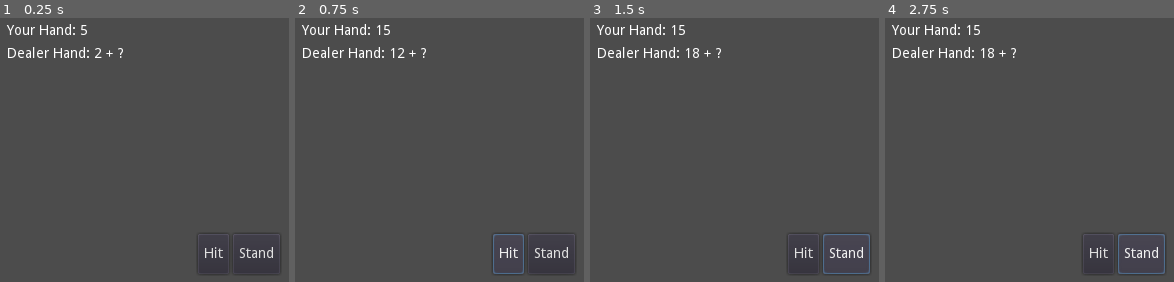
Above: before the commit, frames 1-4 (left to right).
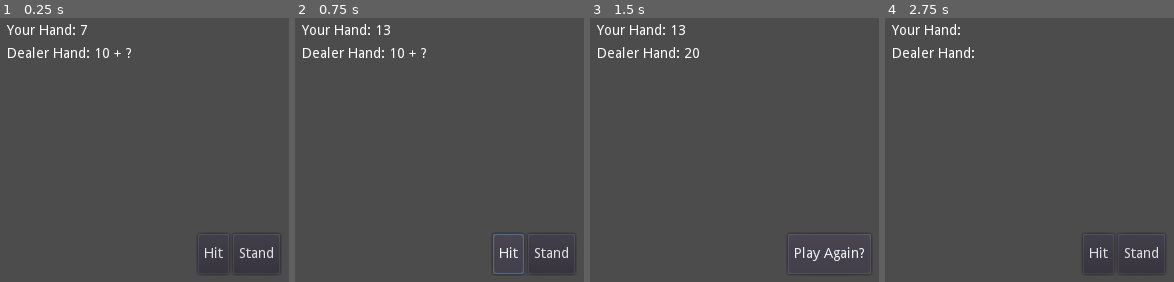
Above: after the commit, the same moments.

Repository: cjordanOU/godot-blackjack
Game: Godot game, scene res://Data/Scenes/Blackjack.tscn
Same seed, same stepped clock (60 frames per second), same inputs: the game is played once before the commit and once after it.
Inputs (mouse positions are in pixels of both pictures, inside the frame that each line leads up to):
- Up to frame 1 (0.25 s): no input
- Up to frame 2 (0.75 s): click "Hit" at 0.5 s
- Up to frame 3 (1.5 s): click "Stand" at 1.25 s
- Up to frame 4 (2.75 s): click (1124, 252) at 2 s, where only the run after the commit has a clickable "Play Again?"

The runs differ from the first frame. In frame 1, 0.3% of the frame differs, in the area x 28-46%, y 2-16%; in frame 2, less than 0.1%; in frame 3, 1.0%, in the area x 30-98%, y 2-97%; in frame 4, 0.5%.

Commit message:
additional logic

Diff:
--- a/Data/Scenes/Blackjack.tscn
+++ b/Data/Scenes/Blackjack.tscn
@@ -108,6 +108,29 @@
 margin_bottom = 40.0
 text = "Stand"
 
+[node name="Restart" type="MarginContainer" parent="GUI/HUD"]
+visible = false
+anchor_left = 0.5
+anchor_top = 1.0
+anchor_right = 0.5
+anchor_bottom = 1.0
+margin_left = -42.0
+margin_top = -50.0
+margin_right = 42.0
+margin_bottom = -10.0
+__meta__ = {
+"_edit_use_anchors_": false
+}
+
+[node name="HBoxContainer" type="HBoxContainer" parent="GUI/HUD/Restart"]
+margin_right = 84.0
+margin_bottom = 40.0
+
+[node name="playAgain" type="Button" parent="GUI/HUD/Restart/HBoxContainer"]
+margin_right = 83.0
+margin_bottom = 40.0
+text = "Play Again?"
+
 [node name="MarginContainer" type="MarginContainer" parent="GUI/HUD"]
 margin_right = 40.0
 margin_bottom = 40.0
@@ -143,3 +166,5 @@
 
 [connection signal="pressed" from="GUI/HUD/Controls/HBoxContainer/Hit" to="." method="_on_Hit_pressed"]
 [connection signal="pressed" from="GUI/HUD/Controls/HBoxContainer/Stand" to="." method="_on_Stand_pressed"]
+[connection signal="pressed" from="GUI/HUD/Restart/HBoxContainer/playAgain" to="." method="_on_Hit_pressed"]
+[connection signal="pressed" from="GUI/HUD/Restart/HBoxContainer/playAgain" to="." method="_on_playAgain_pressed"]
--- a/Data/Scripts/Blackjack.gd
+++ b/Data/Scripts/Blackjack.gd
@@ -4,8 +4,9 @@
 # Declare member variables here. Examples:
 
 var rng = RandomNumberGenerator.new()
-var playerHand: int
-var dealerHand: int
+var playerHand: = 0
+var dealerHand: = 0
+var dealerShownHand = 0
 var playerCard1 = 0
 var playerCard2 = 0
 var playerCard3 = 0
@@ -18,27 +19,39 @@
 var dealerCard2 = 0
 var dealerCard3 = 0
 var dealerCard4 = 0
+var gameEnded = false
+
 
 onready var hudPlayer = $GUI/HUD/MarginContainer/Data/playerHand
 onready var hudDealer = $GUI/HUD/MarginContainer/Data/dealerHand
 onready var hit_or_stand = $GUI/HUD/Controls/HBoxContainer
+onready var restartGame = $GUI/HUD/Restart
 
 
 # Called when the node enters the scene tree for the first time.
 func _ready():
-	playerHand = get_new_card()
-	dealerHand = get_new_card()
-	playerCard1 = playerHand
-	dealerCard1 = dealerHand
+	playerCard1 = get_new_card()
+	playerCard2 = get_new_card()
+	dealerCard1 = get_new_card()
+	dealerCard2 = get_new_card()
+	playerHand = playerCard1 + playerCard2
+	dealerHand = dealerCard1 + dealerCard2
+	dealerShownHand = dealerHand - dealerCard1
+
 
 # Called every frame. 'delta' is the elapsed time since the previous frame.
 func _process(delta):
 	display_hud_data()
+	screenshot()
 
 
 func display_hud_data():
 	hudPlayer.text = "Your Hand: " + str(playerHand)
-	hudDealer.text = "Dealer Hand: " + str(dealerHand) + " + ?"
+	if dealerShownHand != dealerHand:
+		hudDealer.text = "Dealer Hand: " + str(dealerShownHand) + " + ?"
+	else:
+		hudDealer.text = "Dealer Hand: " + str(dealerShownHand)
+
 
 # Deals a new card
 func get_new_card():
@@ -54,39 +67,44 @@
 
 	return card
 
+
 func play_dealer_hand():
 	if dealerHand < 17:
 		dealerHand = dealerHand + get_new_card()
 		# This can definitely be simplified
-		if dealerCard1 != 0:
-			if dealerCard2 == 0:
-				dealerCard2 = dealerHand - dealerCard1
-			else:
-				if dealerCard3 == 0:
-					dealerCard3 = dealerHand - dealerCard1 - dealerCard2
-				else:
-					dealerCard4 = dealerHand - dealerCard1 - dealerCard2 -dealerCard3
+		if dealerCard3 == 0:
+			dealerCard3 = dealerHand - dealerCard1 - dealerCard2
+			dealerShownHand = dealerHand - dealerCard1
+		else:
+			dealerCard4 = dealerHand - dealerCard1 - dealerCard2 - dealerCard3
+			dealerShownHand = dealerHand - dealerCard1
 	#print("dCard1: " + str(dealerCard1))
 	#print("dCard2: " + str(dealerCard2))
 	#print("dCard3: " + str(dealerCard3))
 	#print("dCard4: " + str(dealerCard4))
 	return dealerHand
 
+
 func determine_winner():
+	hit_or_stand.visible = false
+	dealerShownHand = dealerHand
 	if playerHand > 21:
 		print("You lose! You have gone bust!")
+		gameEnded = true
 
-	if playerHand == dealerHand:
+	if playerHand == dealerHand and gameEnded == false:
 		print("Tie!")
 
-	if dealerHand > 21 and playerHand <= 21:
+	if dealerHand > 21 and playerHand <= 21 and gameEnded == false:
 		print("You win! The dealer has gone bust!")
 
-	if playerHand > dealerHand and playerHand <= 21:
+	if playerHand > dealerHand and playerHand <= 21 and gameEnded == false:
 		print("You win! You beat the dealer!")
 
-	if playerHand < dealerHand and dealerHand <= 21:
+	if playerHand < dealerHand and dealerHand <= 21 and gameEnded == false:
 		print("You lose! The dealer beat you!")
+
+	restartGame.visible = true
 
 
 func _on_Hit_pressed():
@@ -102,8 +120,20 @@
 
 
 func _on_Stand_pressed():
-	hit_or_stand = not visible
 	while dealerHand < 17:
 		play_dealer_hand()
 
 	determine_winner()
+
+
+func _on_playAgain_pressed():
+	get_tree().reload_current_scene()
+	get_tree().paused = not get_tree().paused
+
+
+func screenshot():
+	if Input.is_action_pressed("ui_page_up"):
+		var sysTime = OS.get_unix_time()
+		var screenshot = get_viewport().get_texture().get_data()
+		screenshot.flip_y()
+		screenshot.save_png("res://Screenshots/screenshot-" + str(sysTime) + ".png")
